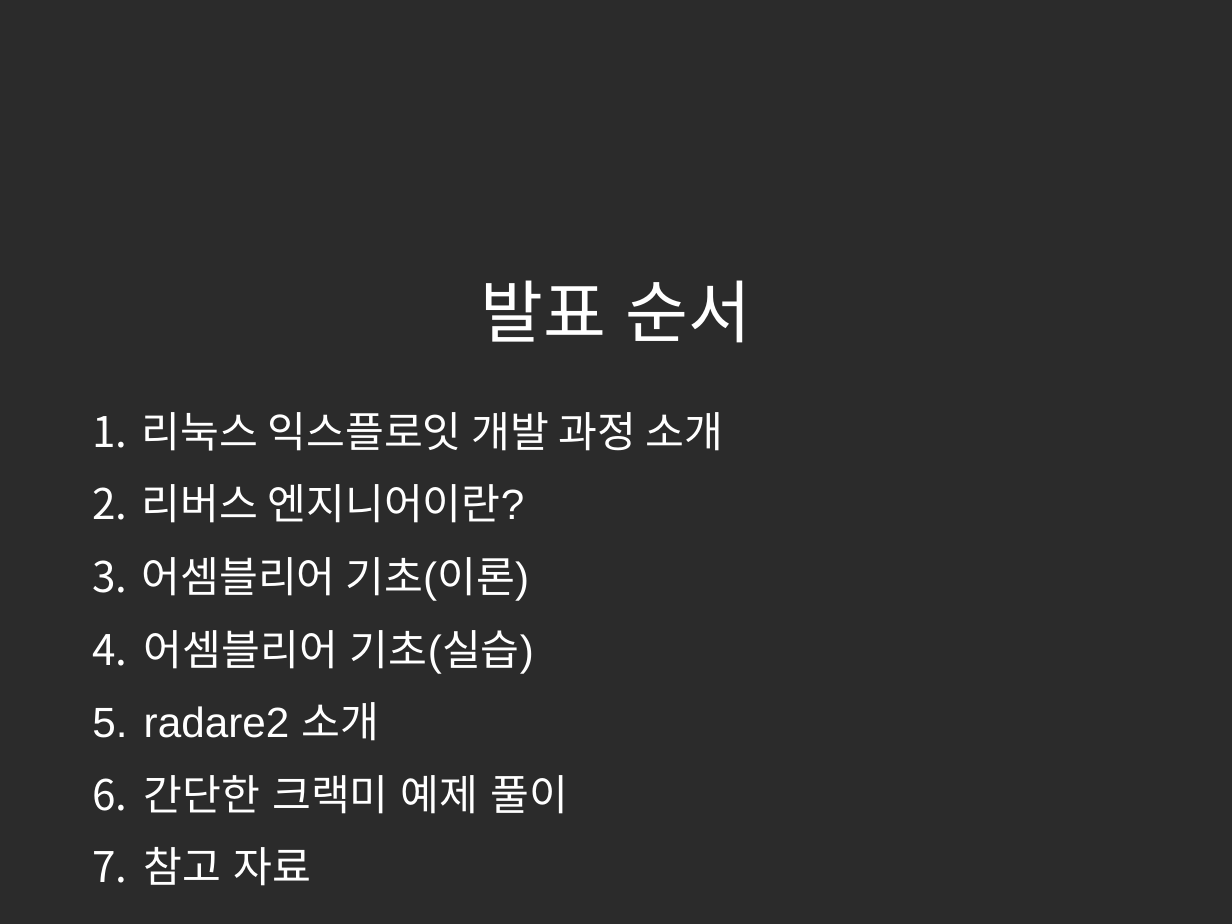
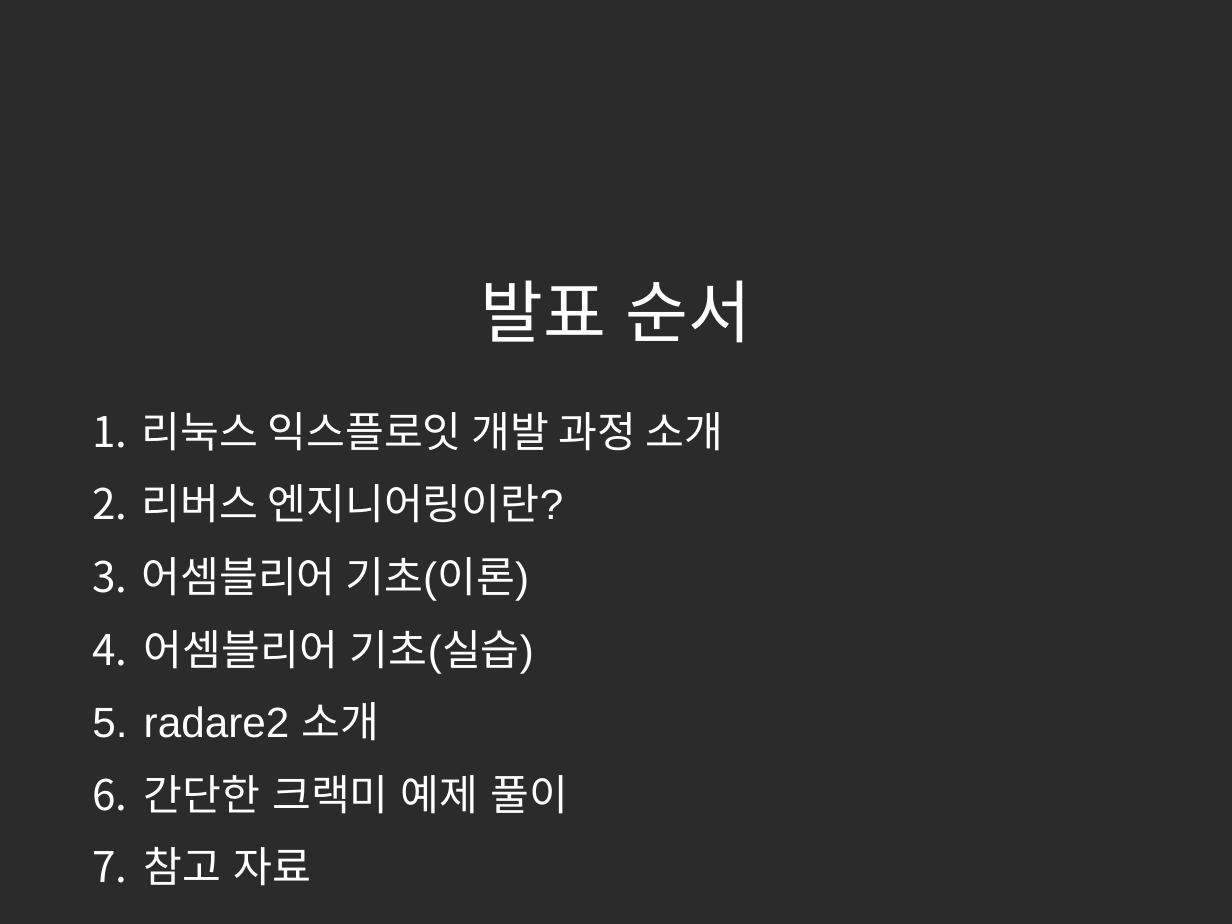
Before and after one commit to movptr06/hacking-study, a slide deck: slide 3 of Study00/presentation.odp. Drawn at 1232x924 pixels with LibreOffice and Linux fonts; fonts in the diff are those of the drawing; background and template pictures are left out; a plain dark background stands for a picture behind light text. Boxes give left, top, right and bottom in pixels: in the first picture for what was removed or moved away, otherwise in the second. Text is boxed around its words. In the diff, an @@ line names an element or a change of style, - is before the commit and + after.

Commit message:
Fix typo

```diff
--- a/Study00/presentation.odp
+++ b/Study00/presentation.odp
@@ text at (141, 484, 563, 523): text changed @@
-2. 리버스 엔지니어이란?
+2. 리버스 엔지니어링이란?
```
Also in this commit, not shown: 1 other slide changed.
